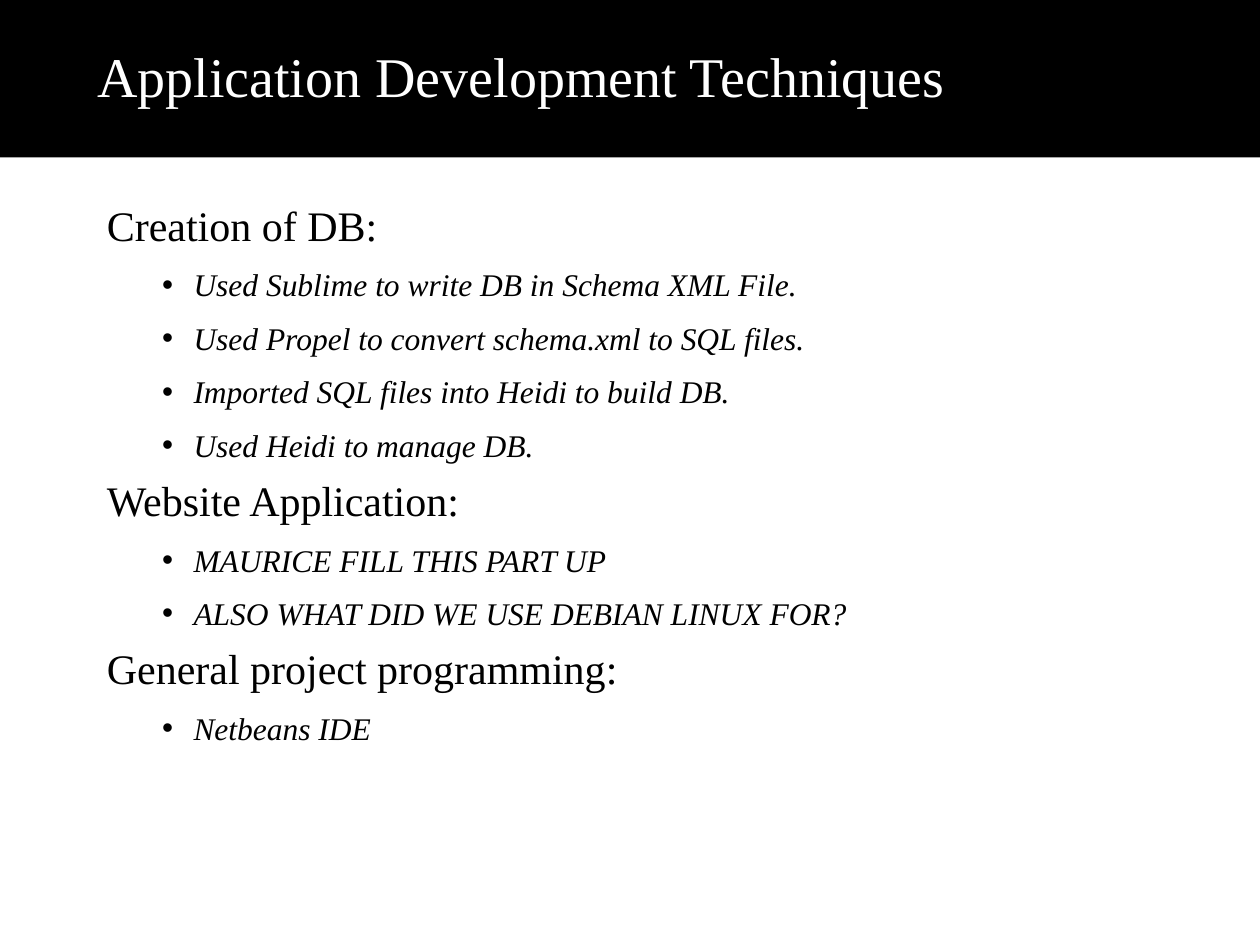
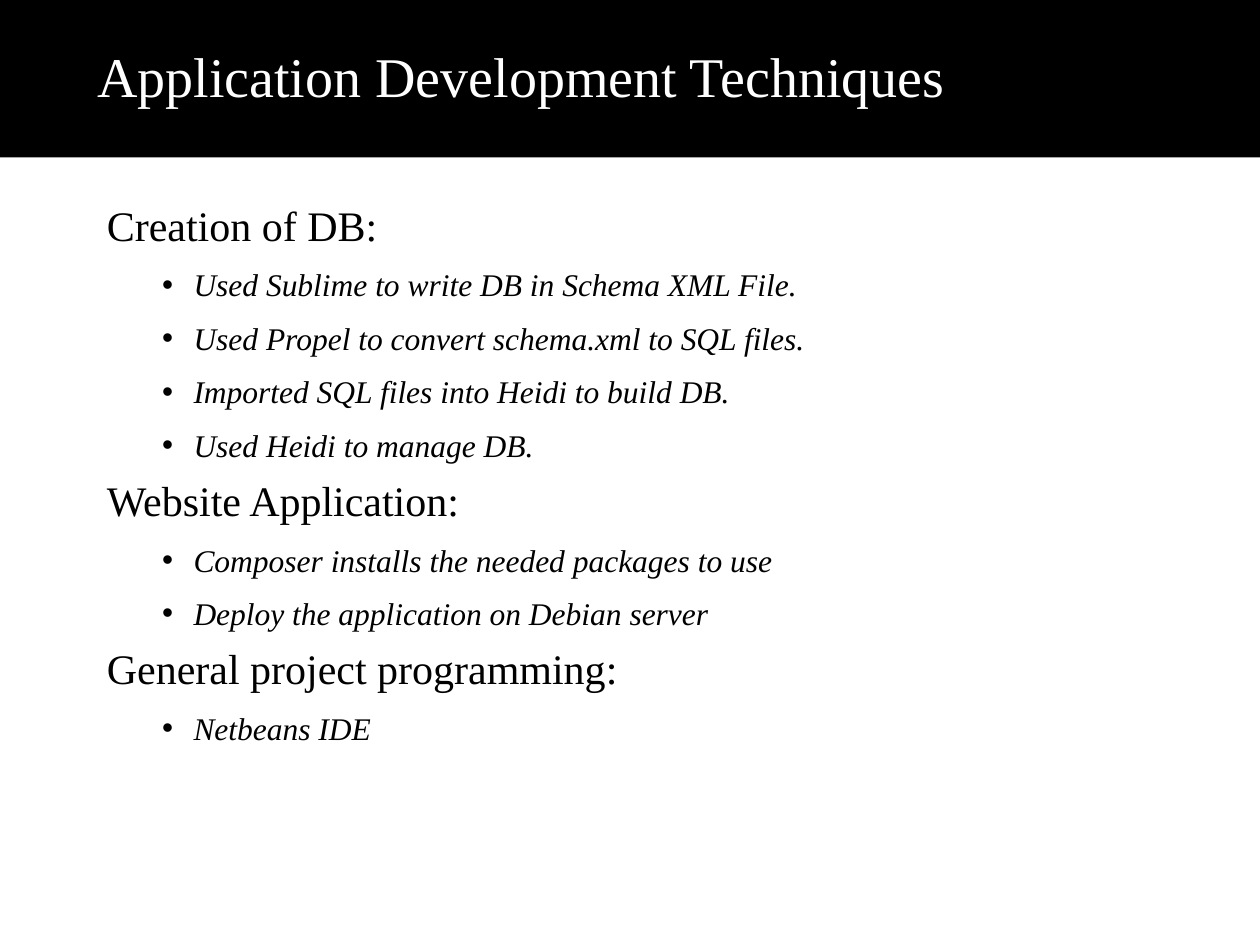
Before and after one commit to mothepro/University-Database, a slide deck: slide 3 of extras/Poon Tycoon Inc..ppt. Drawn at 1260x945 pixels with LibreOffice and Linux fonts; fonts in the diff are those of the drawing; background and template pictures are left out. Boxes give left, top, right and bottom in pixels: in the first picture for what was removed or moved away, otherwise in the second. Text is boxed around its words. In the diff, an @@ line names an element or a change of style, - is before the commit and + after.

```diff
--- a/extras/Poon Tycoon Inc..ppt
+++ b/extras/Poon Tycoon Inc..ppt
@@ text at (194, 550, 772, 632): text changed @@
-    • MAURICE FILL THIS PART UP
-    • ALSO WHAT DID WE USE DEBIAN LINUX FOR?
+    • Composer installs the needed packages to use
+    • Deploy the application on Debian server
```
Also in this commit, not shown: 2 other slides changed.
